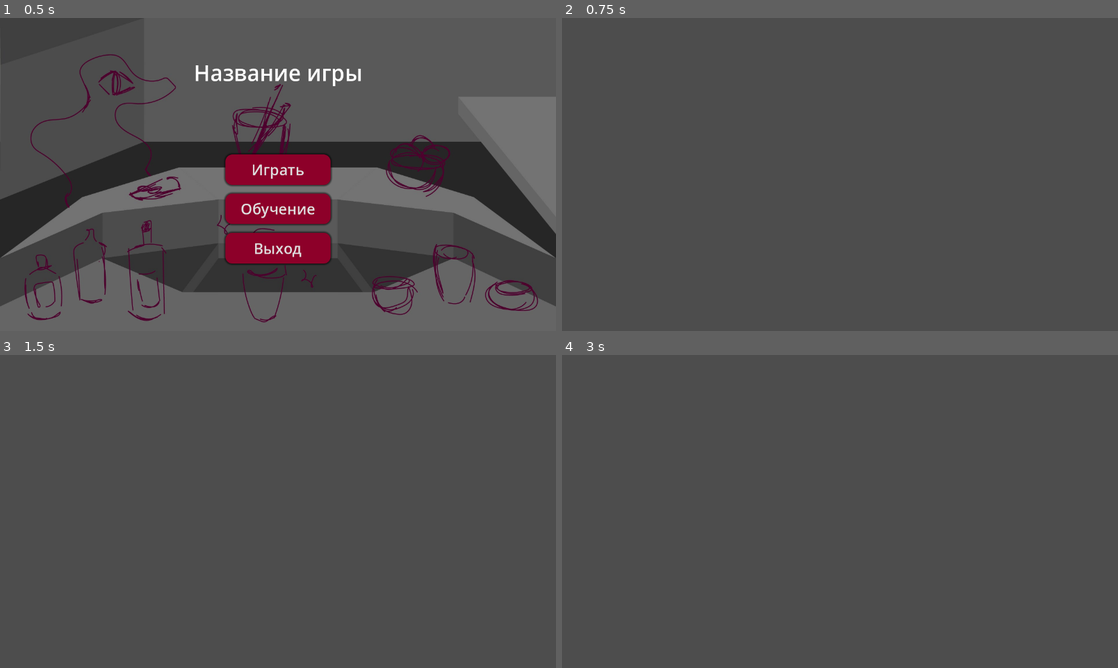
Above: before the commit, frames 1-4 (two rows, left to right).
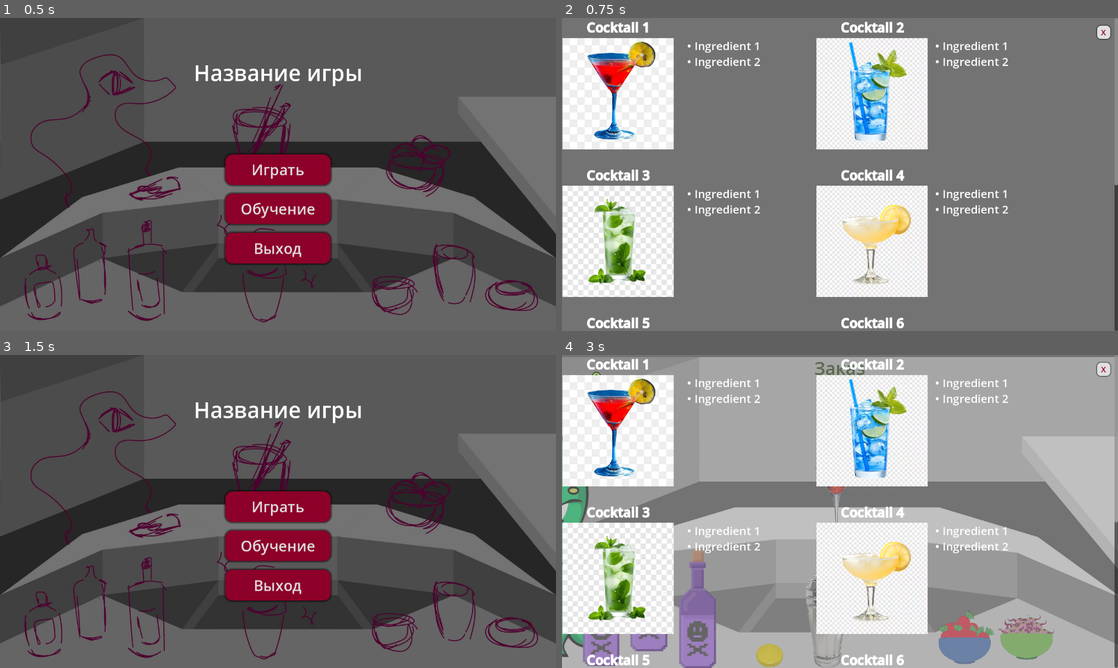
Above: after the commit, the same moments.

Repository: Svinkimer/BartenderGameJam
Game: Godot game, scene res://Scenes/main_menu.tscn
Two runs of this game, one before a commit and one after it. Both use one fixed random seed, a clock stepped at 60 frames per second and the inputs below.
Inputs (mouse positions are in pixels of both pictures, inside the frame that each line leads up to):
- Up to frame 1 (0.5 s): no input
- Up to frame 2 (0.75 s): click "Обучение" at 0.5 s
- Up to frame 3 (1.5 s): click (539, 370) at 1.25 s, where only the run after the commit has a clickable "X"
- Up to frame 4 (3 s): click (840, 505) at 2 s, where only the run after the commit has a clickable "Играть"; tap Enter at 2.75 s; move the mouse to (962, 495) at 2.77 s; tap T at 2.85 s; click (962, 495) at 2.92 s

Frame 1 is identical in both runs. In frame 2, 100% of the frame differs, in the area x 0-100%, y 0-100%; in frame 3, 36%; in frame 4, 99%.

Commit message:
feat: tutorial
important fix! a customer always appears when entering from main menu

tutorial pauses the main scene, closing it resumes the scene

if accessed through the main menu, closing it returns the player back

Diff:
--- a/Scenes/tutorial.tscn
+++ b/Scenes/tutorial.tscn
@@ -1,3 +1,90 @@
-[gd_scene format=3 uid="uid://c4yc8r65ol6af"]
+[gd_scene load_steps=7 format=3 uid="uid://c4yc8r65ol6af"]
 
-[node name="Tutorial" type="Node2D"]
+[ext_resource type="Script" uid="uid://cnsdusgjo0xi3" path="res://Scripts/tutorial.gd" id="1_ka2pi"]
+
+[sub_resource type="StyleBoxFlat" id="StyleBoxFlat_ka2pi"]
+bg_color = Color(0.6, 0.6, 0.6, 0.5)
+
+[sub_resource type="StyleBoxEmpty" id="StyleBoxEmpty_ka2pi"]
+
+[sub_resource type="StyleBoxFlat" id="StyleBoxFlat_feyax"]
+bg_color = Color(1, 1, 1, 1)
+corner_radius_top_left = 8
+corner_radius_top_right = 8
+corner_radius_bottom_right = 8
+corner_radius_bottom_left = 8
+shadow_size = 3
+
+[sub_resource type="StyleBoxFlat" id="StyleBoxFlat_omtrn"]
+corner_radius_top_left = 8
+corner_radius_top_right = 8
+corner_radius_bottom_right = 8
+corner_radius_bottom_left = 8
+shadow_size = 3
+
+[sub_resource type="StyleBoxFlat" id="StyleBoxFlat_i6t4g"]
+bg_color = Color(0.877616, 0.877616, 0.877616, 1)
+corner_radius_top_left = 8
+corner_radius_top_right = 8
+corner_radius_bottom_right = 8
+corner_radius_bottom_left = 8
+shadow_size = 3
+
+[node name="Tutorial" type="Control"]
+layout_mode = 3
+anchors_preset = 15
+anchor_right = 1.0
+anchor_bottom = 1.0
+offset_left = -640.0
+offset_top = -360.0
+offset_right = -640.0
+offset_bottom = -360.0
+grow_horizontal = 2
+grow_vertical = 2
+script = ExtResource("1_ka2pi")
+
+[node name="Panel" type="Panel" parent="."]
+layout_mode = 1
+anchors_preset = 15
+anchor_right = 1.0
+anchor_bottom = 1.0
+grow_horizontal = 2
+grow_vertical = 2
+theme_override_styles/panel = SubResource("StyleBoxFlat_ka2pi")
+
+[node name="RichTextLabel" type="RichTextLabel" parent="."]
+layout_mode = 1
+anchors_preset = 15
+anchor_right = 1.0
+anchor_bottom = 1.0
+grow_horizontal = 2
+grow_vertical = 2
+theme_override_font_sizes/normal_font_size = 26
+theme_override_font_sizes/bold_font_size = 30
+bbcode_enabled = true
+
+[node name="Button" type="Button" parent="."]
+layout_mode = 1
+anchors_preset = 1
+anchor_left = 1.0
+anchor_right = 1.0
+offset_left = -48.0
+offset_top = 18.0
+offset_right = -18.0
+offset_bottom = 48.0
+grow_horizontal = 0
+theme_override_colors/font_hover_color = Color(0.588235, 0, 0.141176, 1)
+theme_override_colors/font_color = Color(0.586402, 0, 0.141059, 1)
+theme_override_colors/font_focus_color = Color(0.588235, 0, 0.141176, 1)
+theme_override_colors/font_pressed_color = Color(0.588235, 0, 0.141176, 1)
+theme_override_font_sizes/font_size = 18
+theme_override_styles/focus = SubResource("StyleBoxEmpty_ka2pi")
+theme_override_styles/hover = SubResource("StyleBoxFlat_feyax")
+theme_override_styles/pressed = SubResource("StyleBoxFlat_omtrn")
+theme_override_styles/normal = SubResource("StyleBoxFlat_i6t4g")
+text = "X"
+
+[node name="Camera2D" type="Camera2D" parent="."]
+position = Vector2(640, 360)
+
+[connection signal="pressed" from="Button" to="." method="_on_button_pressed"]
--- a/Scripts/GameState.gd
+++ b/Scripts/GameState.gd
@@ -133,10 +133,12 @@
 ]
 
 func _ready() -> void:
-	print("Creating new alien")
-	await get_tree().create_timer(1.3).timeout
-
+	get_tree().connect("tree_changed", _on_tree_changed)
+
+func _on_tree_changed():
 	if get_tree().root.has_node("BaseScene"):
+		get_tree().disconnect("tree_changed", _on_tree_changed)
+		print("Creating a new alien")
 		create_client()
 
 
@@ -285,3 +287,17 @@
 func get_base() -> Node2D:
 	return get_tree().root.get_node("BaseScene")
 #endregion
+
+var tutorial: Control
+
+func _input(event: InputEvent) -> void:
+	if event is InputEventKey:
+		if event.pressed and event.keycode == KEY_T:
+			var current_scene_node = get_tree().current_scene
+			print(str(current_scene_node))
+
+			var tutorial_scene = load("uid://c4yc8r65ol6af")
+			tutorial = tutorial_scene.instantiate()
+			get_tree().root.add_child(tutorial)
+
+			get_tree().root.get_node("BaseScene").process_mode = Node.PROCESS_MODE_DISABLED
--- /dev/null
+++ b/Scripts/tutorial.gd
@@ -0,0 +1,54 @@
+extends Control
+
+@onready var rich_text_label: RichTextLabel = $RichTextLabel
+
+var bar_menu: String
+
+func _ready() -> void:
+	create_bar_menu()
+
+func create_bar_menu():
+	# Cocktails 1 & 2
+	bar_menu += "[table=4][cell][center][b]Cocktail 1[/b][/center][/cell][cell][/cell]"
+	bar_menu += "[cell][indent][indent][indent][center][b]Cocktail 2[/b][/center][/indent][/indent][/indent][/cell][cell][/cell]"
+	bar_menu += "[cell][img=256x256]res://Assets/Graphics/Tutorial/cocktail1.png[/img][/cell]"
+	bar_menu += "[cell][indent]• Ingredient 1\n• Ingredient 2\n[/indent][/cell]\n\n"
+	bar_menu += "[cell][indent][indent][indent][center][img=256x256]res://Assets/Graphics/Tutorial/cocktail2.png[/img][/center][/indent][/indent][/indent][/cell]"
+	bar_menu += "[cell][indent][indent]• Ingredient 1\n• Ingredient 2\n[/indent][/indent][/cell][/table]\n\n"
+
+	# Cocktails 3 & 4
+	bar_menu += "[table=4][cell][center][b]Cocktail 3[/b][/center][/cell][cell][/cell]"
+	bar_menu += "[cell][indent][indent][indent][center][b]Cocktail 4[/b][/center][/indent][/indent][/indent][/cell][cell][/cell]"
+	bar_menu += "[cell][img=256x256]res://Assets/Graphics/Tutorial/cocktail3.png[/img][/cell]"
+	bar_menu += "[cell][indent]• Ingredient 1\n• Ingredient 2\n[/indent][/cell]\n\n"
+	bar_menu += "[cell][indent][indent][indent][center][img=256x256]res://Assets/Graphics/Tutorial/cocktail4.png[/img][/center][/indent][/indent][/indent][/cell]"
+	bar_menu += "[cell][indent][indent]• Ingredient 1\n• Ingredient 2\n[/indent][/indent][/cell][/table]\n\n"
+
+	# Cocktails 5 & 6
+	bar_menu += "[table=4][cell][center][b]Cocktail 5[/b][/center][/cell][cell][/cell]"
+	bar_menu += "[cell][indent][indent][indent][center][b]Cocktail 6[/b][/center][/indent][/indent][/indent][/cell][cell][/cell]"
+	bar_menu += "[cell][img=256x256]res://Assets/Graphics/Tutorial/cocktail5.webp[/img][/cell]"
+	bar_menu += "[cell][indent]• Ingredient 1\n• Ingredient 2\n[/indent][/cell]\n\n"
+	bar_menu += "[cell][indent][indent][indent][center][img=256x256]res://Assets/Graphics/Tutorial/cocktail1.png[/img][/center][/indent][/indent][/indent][/cell]"
+	bar_menu += "[cell][indent][indent]• Ingredient 1\n• Ingredient 2\n[/indent][/indent][/cell][/table]\n\n"
+
+	# Cocktails 7 & 8
+	bar_menu += "[table=4][cell][center][b]Cocktail 7[/b][/center][/cell][cell][/cell]"
+	bar_menu += "[cell][indent][indent][indent][center][b]Cocktail 8[/b][/center][/indent][/indent][/indent][/cell][cell][/cell]"
+	bar_menu += "[cell][img=256x256]res://Assets/Graphics/Tutorial/cocktail2.png[/img][/cell]"
+	bar_menu += "[cell][indent]• Ingredient 1\n• Ingredient 2\n[/indent][/cell]\n\n"
+	bar_menu += "[cell][indent][indent][indent][center][img=256x256]res://Assets/Graphics/Tutorial/cocktail3.png[/img][/center][/indent][/indent][/indent][/cell]"
+	bar_menu += "[cell][indent][indent]• Ingredient 1\n• Ingredient 2\n[/indent][/indent][/cell][/table]\n\n"
+
+	rich_text_label.bbcode_text = bar_menu
+
+
+func _on_button_pressed() -> void:
+	if get_tree().root.has_node("BaseScene"):
+		var overlay_scene = get_node("/root/Tutorial")
+		if overlay_scene:
+			overlay_scene.queue_free()
+
+		get_tree().root.get_node("BaseScene").process_mode = Node.PROCESS_MODE_INHERIT
+	else:
+		get_tree().change_scene_to_file("uid://crvo564wxm88r") #main_menu.tscn
Binary file added: Assets/Graphics/Tutorial/cocktail1.png
Not shown, added: Assets/Graphics/Tutorial/cocktail1.png.import
Binary file added: Assets/Graphics/Tutorial/cocktail2.png
Not shown, added: Assets/Graphics/Tutorial/cocktail2.png.import
Binary file added: Assets/Graphics/Tutorial/cocktail3.png
Not shown, added: Assets/Graphics/Tutorial/cocktail3.png.import
Binary file added: Assets/Graphics/Tutorial/cocktail4.png
Not shown, added: Assets/Graphics/Tutorial/cocktail4.png.import
Binary file added: Assets/Graphics/Tutorial/cocktail5.webp
Not shown, added: Assets/Graphics/Tutorial/cocktail5.webp.import
Not shown, added: Scripts/tutorial.gd.uid
Not shown, added: Assets/Graphics/Tutorial/cocktail2.avif
(and 1 more such lines)
